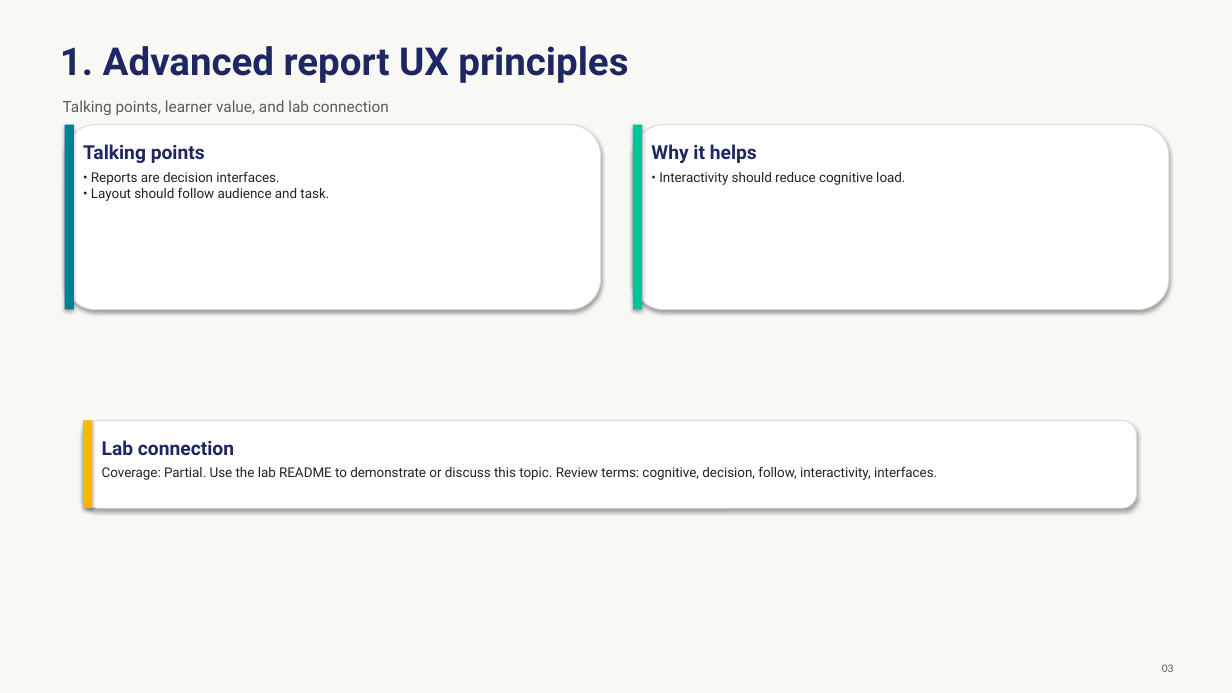
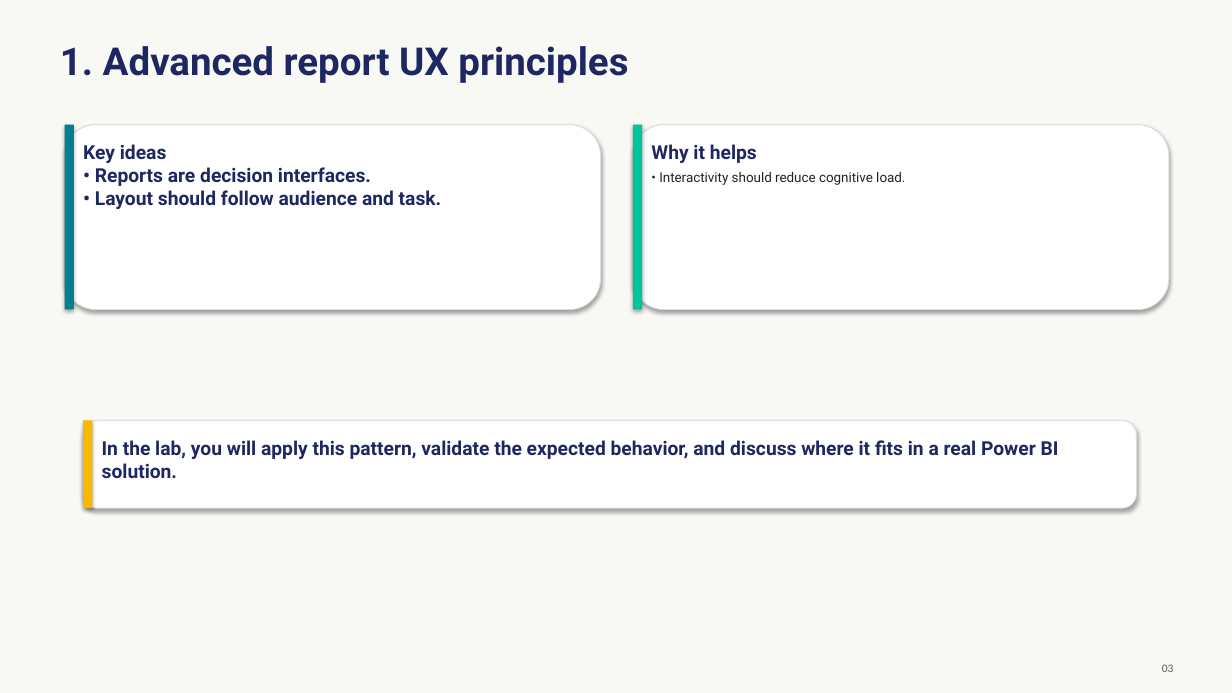
Before and after one commit to Coding-Forge/PBI-Advanced-Factory, a slide deck: slide 3 of modules/04-report-design-ux/assets/report-design-ux.pptx. Drawn at 1232x693 pixels with LibreOffice and Linux fonts; fonts in the diff are those of the drawing. Boxes give left, top, right and bottom in pixels: in the first picture for what was removed or moved away, otherwise in the second. Text is boxed around its words. In the diff, an @@ line names an element or a change of style, - is before the commit and + after.

```diff
--- a/modules/04-report-design-ux/assets/report-design-ux.pptx
+++ b/modules/04-report-design-ux/assets/report-design-ux.pptx
@@ text removed at (x1=63, y1=100, x2=389, y2=115) @@
-Talking points, learner value, and lab connection
@@ text at (x1=83, y1=144, x2=442, y2=209): text changed; size 10.5 to 15 pt; text colour #242424 to #1E2761; bold on @@
-Talking points
-• Reports are decision interfaces.
-• Layout should follow audience and task.
+Key ideas
+• Reports are decision interfaces.
+• Layout should follow audience and task.
@@ text at (x1=102, y1=440, x2=1059, y2=478): text changed; size 10.5 to 15 pt; text colour #242424 to #1E2761; bold on @@
-Lab connection
-Coverage: Partial. Use the lab README to demonstrate or discuss this topic. Review terms: cognitive, decision, follow, interactivity, interfaces.
+In the lab, you will apply this pattern, validate the expected behavior, and discuss where it fits in a real Power BI solution.
```
Also in this commit, not shown: 14 other slides changed, 10 other files.
